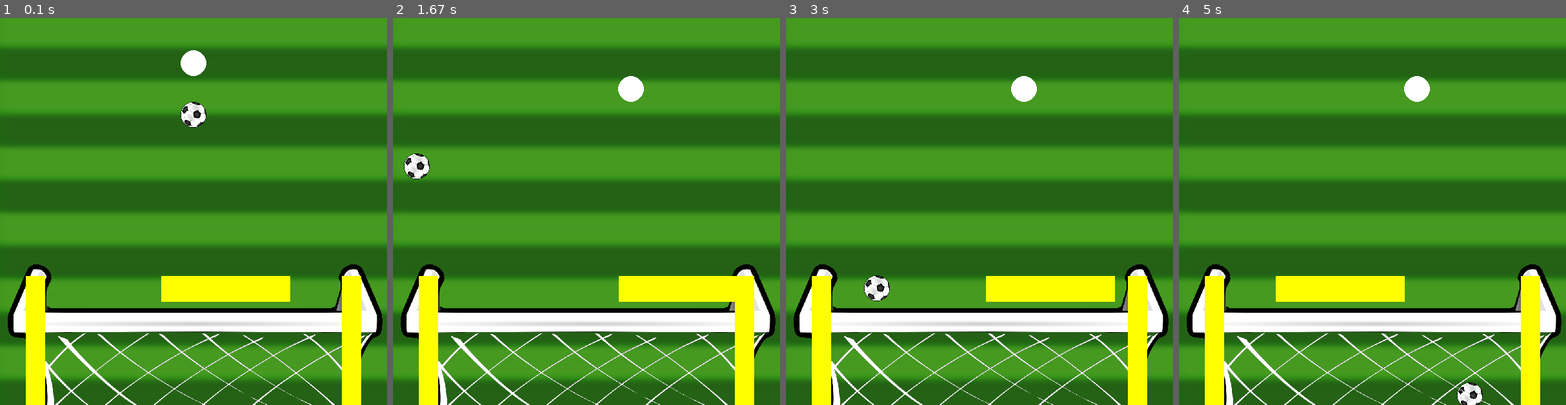
Above: before the commit, frames 1-4 (left to right).
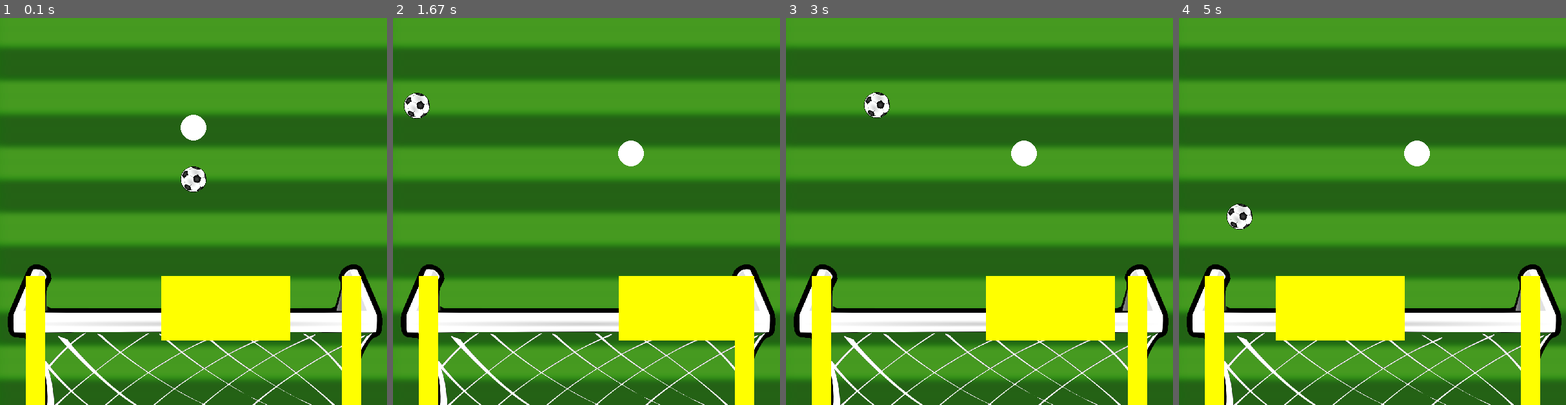
Above: after the commit, the same moments.

Repository: Yu266426/Hack-Club
Game: pygame game, started from 2023-2024/PenaltyShootout/main.py
The game is run twice, just before and just after one commit, with the same random seed, the same clock (stepped at 60 frames per second) and the same inputs.
Inputs (mouse positions are in pixels of both pictures, inside the frame that each line leads up to):
- Up to frame 1 (0.1 s): no input
- Up to frame 2 (1.67 s): click (586, 211) at 0.38 s; hold D 0.67-1.13 s; click (710, 199) at 1.22 s; click (586, 234) at 1.55 s
- Up to frame 3 (3 s): click (886, 215) at 1.88 s; click (1018, 296) at 2.22 s; click (859, 153) at 2.55 s; click (859, 304) at 2.88 s
- Up to frame 4 (5 s): click (1430, 76) at 3.22 s; click (1511, 346) at 3.55 s; click (1418, 246) at 3.88 s; click (1271, 68) at 4.22 s; click (1380, 79) at 4.55 s; click (1279, 134) at 4.88 s

The runs differ from the first frame. In frame 1, 4.5% of the frame differs, in the area x 41-75%, y 8-84%; in frame 2, 4.4%; in frame 3, 4.7%, in the area x 20-85%, y 15-84%; in frame 4, 4.7%.

Commit message:
Collision Fixes

Diff:
--- a/2023-2024/PenaltyShootout/ball.py
+++ b/2023-2024/PenaltyShootout/ball.py
@@ -3,14 +3,15 @@
 
 class Ball:
 	def __init__(self, pos, velocity):
-		self.pos = pygame.Vector2(pos)
+		# self.pos = pygame.Vector2(pos)
 
 		self.velocity = pygame.Vector2(velocity)
 
 		self.image = pygame.image.load("soccer_ball.png")
 		self.image = pygame.transform.scale(self.image, (40, 40))
 
-		self.rect = self.image.get_rect(center=self.pos)
+		self.rect = self.image.get_frect(center=pos)
+		self.prev_rect = self.rect.copy()
 
 	def shoot_ball(self, angle: float, speed: float):
 		direction_vector = pygame.Vector2(0, -speed).rotate(angle)
@@ -19,15 +20,24 @@
 
 	def update(self, obstacles):
 		self.velocity -= self.velocity * 0.01
+		self.prev_rect = self.rect.copy()
 
 		# X movement
-		self.pos.x += self.velocity.x
-		self.rect.center = self.pos
+		# self.pos.x += self.velocity.x
+		# self.rect.center = self.pos
+		self.rect.x += self.velocity.x
 
 		for obstacle in obstacles:
 			if self.rect.colliderect(obstacle):
-				self.pos.x -= self.velocity.x
 				self.velocity.x *= -1
+
+				if obstacle.rect.left <= self.rect.right and self.prev_rect.right <= obstacle.prev_rect.left:
+					self.rect.right = obstacle.rect.left
+				# self.pos.x = self.rect.centerx
+
+				if self.rect.left <= obstacle.rect.right and obstacle.prev_rect.right <= self.prev_rect.left:
+					self.rect.left = obstacle.rect.right
+		# self.pos.x = self.rect.centerx
 
 		if self.rect.left < 0:
 			self.velocity.x *= -1
@@ -35,13 +45,20 @@
 			self.velocity.x *= -1
 
 		# Y movement
-		self.pos.y += self.velocity.y
-		self.rect.center = self.pos
+		# self.pos.y += self.velocity.y
+		# self.rect.center = self.pos
+		self.rect.y += self.velocity.y
 
 		for obstacle in obstacles:
 			if self.rect.colliderect(obstacle):
-				self.pos.y -= self.velocity.y
 				self.velocity.y *= -1
+
+				if obstacle.rect.top <= self.rect.bottom and self.prev_rect.bottom <= obstacle.prev_rect.top:
+					self.rect.bottom = obstacle.rect.top
+				# self.pos.y = self.rect.centery
+				if self.rect.top <= obstacle.rect.bottom and obstacle.prev_rect.bottom <= self.prev_rect.top:
+					self.rect.top = obstacle.rect.bottom
+		# self.pos.y = self.rect.centery
 
 		if self.rect.top < 0:
 			self.velocity.y *= -1
--- a/2023-2024/PenaltyShootout/main.py
+++ b/2023-2024/PenaltyShootout/main.py
@@ -2,7 +2,7 @@
 import math
 
 from goal import Goal
-from goalie import Goalie
+from obstacle import Goalie, Obstacle
 from player import Player
 from ball import Ball
 
@@ -12,15 +12,14 @@
 background_image = pygame.image.load("grass.png")
 
 score = 0
-goalie = Goalie(pygame.Rect(200, 400, 200, 40))
-obstacles = [goalie.rect, pygame.Rect(40, 400, 30, 200), pygame.Rect(530, 400, 30, 200)]
+obstacles = [Goalie(pygame.Rect(200, 400, 200, 100)), Obstacle(pygame.Rect(40, 400, 30, 200)), Obstacle(pygame.Rect(530, 400, 30, 200))]
 
 goal = Goal((300, 500))
 
-ball = Ball((300, 150), (0, 0))
+ball = Ball((300, 250), (0, 0))
 is_in_goal = False
 
-player = Player(ball.pos)
+player = Player(ball.rect.center)
 
 running = True
 while running:
@@ -43,14 +42,16 @@
 	# Updating
 	player.update()
 	ball.update(obstacles)
-	goalie.update()
+
+	for obstacle in obstacles:
+		obstacle.update()
 
 	# Ball is in goal
-	if not is_in_goal and goal.rect.collidepoint(ball.pos):
+	if not is_in_goal and goal.rect.collidepoint(ball.rect.center):
 		is_in_goal = True
 		score += 1
 		print(score)
-	elif not goal.rect.collidepoint(ball.pos):
+	elif not goal.rect.collidepoint(ball.rect.center):
 		is_in_goal = False
 
 	# Drawing
--- a/2023-2024/PenaltyShootout/goalie.py
+++ b/2023-2024/PenaltyShootout/obstacle.py
@@ -1,10 +1,20 @@
-class Goalie:
+class Obstacle:
 	def __init__(self, rect):
 		self.rect = rect
+		self.prev_rect = rect
+
+	def update(self):
+		pass
+
+
+class Goalie(Obstacle):
+	def __init__(self, rect):
+		super().__init__(rect)
 
 		self.direction = 1
 
 	def update(self):
+		self.prev_rect = self.rect.copy()
 		self.rect.x += 10 * self.direction
 
 		if self.rect.right > 600:
